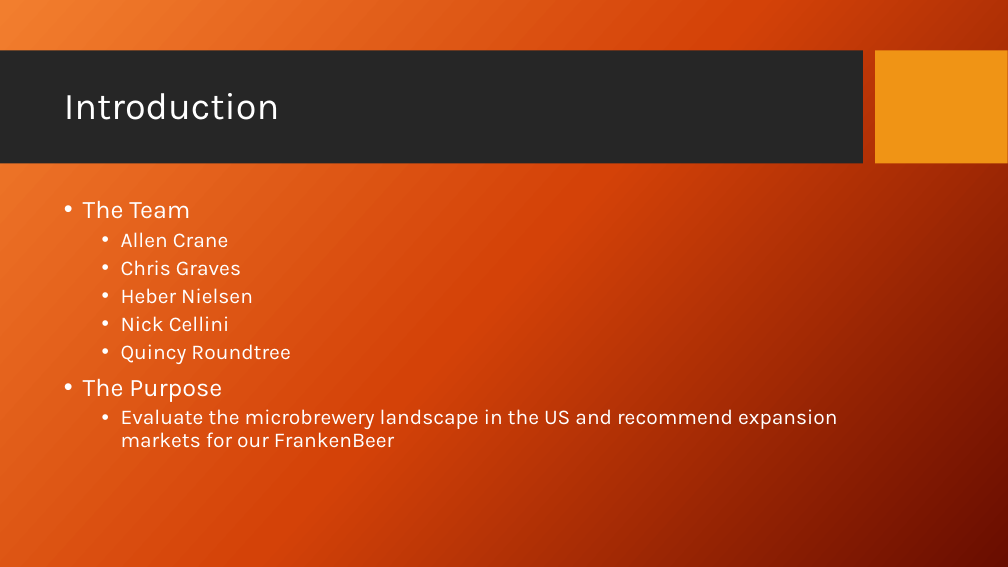
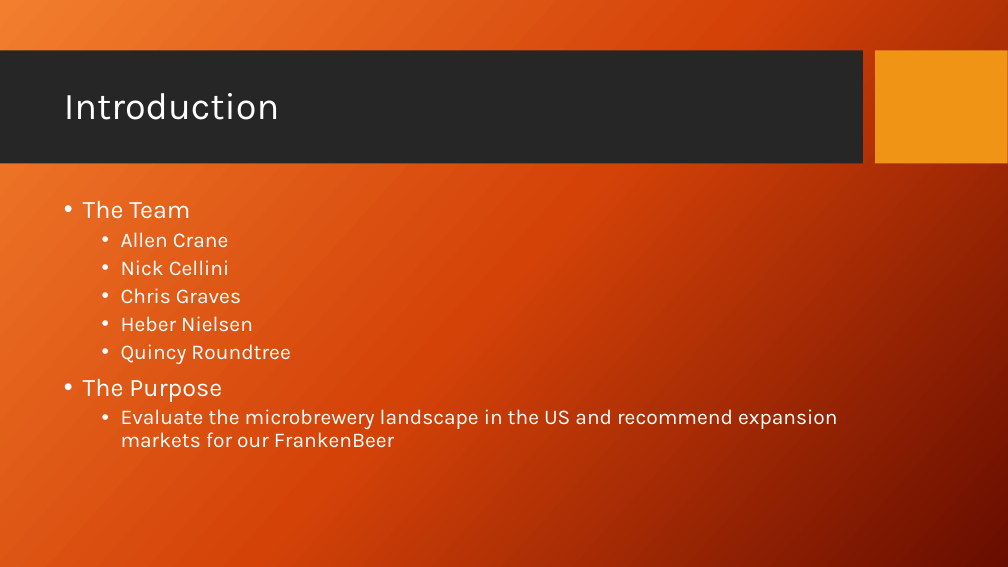
Before and after one commit to nickcellini/DDS-Case-Study-ACQN, a slide deck: slide 3 of Case Study - Project 1 - Final.pptx. Drawn at 1008x567 pixels with LibreOffice and Linux fonts; fonts in the diff are those of the drawing; background and template pictures are left out. Boxes give left, top, right and bottom in pixels: in the first picture for what was removed or moved away, otherwise in the second. Text is boxed around its words. In the diff, an @@ line names an element or a change of style, - is before the commit and + after.

```diff
--- a/Case Study - Project 1 - Final.pptx
+++ b/Case Study - Project 1 - Final.pptx
@@ text at (121, 260, 230, 276): paragraph added @@
+  • Nick Cellini
@@ text at (121, 316, 230, 332): paragraph removed @@
-  • Nick Cellini
```
Also in this commit, not shown: 3 other slides changed, 1 slide added, 1 slide removed.
